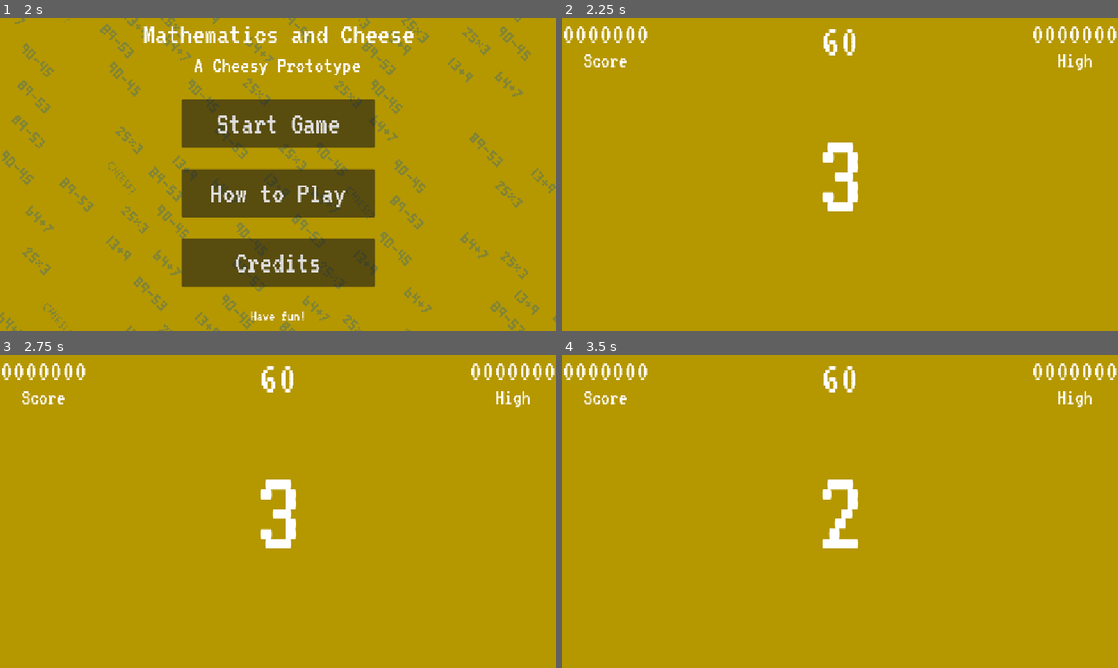
Above: before the commit, frames 1-4 (two rows, left to right).
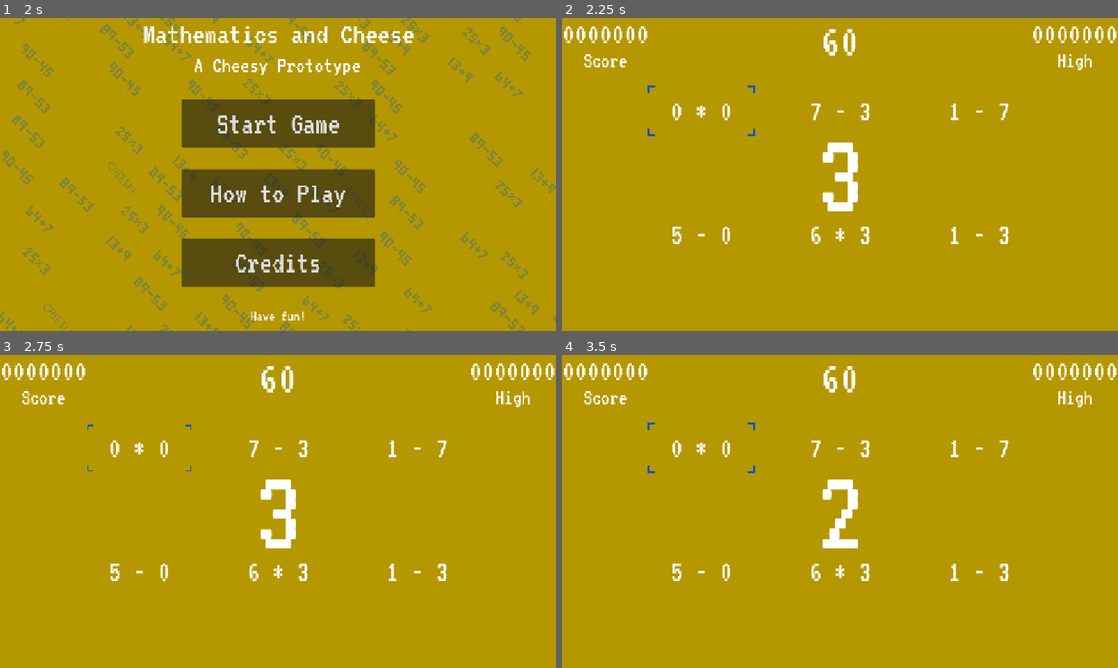
Above: after the commit, the same moments.

Repository: sdepouw/mathematics-and-cheese
Game: Godot game, scene res://Scenes/Root/root.tscn
Same seed, same stepped clock (60 frames per second), same inputs: the game is played once before the commit and once after it.
Inputs (mouse positions are in pixels of both pictures, inside the frame that each line leads up to):
- Up to frame 1 (2 s): tap Enter at 0.5 s; move the mouse to (400, 158) at 0.52 s; hold D (move_right) 0.53-1.28 s; tap Space (confirm) at 0.6, 1.25, 1.35 s; click (400, 158) at 0.67 s; move the mouse to (166, 190) at 1.27 s; hold S (move_down) from 1.28 s (still down)
- Up to frame 2 (2.25 s): release S (move_down) at 2 s; click "Start Game" at 2 s
- Up to frame 3 (2.75 s): no input
- Up to frame 4 (3.5 s): tap Space (confirm) at 2.75, 2.85 s; move the mouse to (895, 442) at 2.77 s; hold D (move_right) from 2.78 s (still down)

Frame 1 is identical in both runs. In frame 2, 0.8% of the frame differs, in the area x 15-81%, y 21-73%; in frame 3, 0.7%; in frame 4, 0.8%.

Commit message:
Allow preview of board during countdown

Diff:
--- a/Game/Scenes/EquationBoard/equation_board.gd
+++ b/Game/Scenes/EquationBoard/equation_board.gd
@@ -18,6 +18,7 @@
 var _equations: Array[Equation] = []
 
 func _ready() -> void:
+  EventBus.player_moved.connect(_on_player_moved)
   EventBus.player_confirm.connect(_on_equation_selected.bind(_selected_equation))
   _equations = [
     _instantiate_equation(),
@@ -66,6 +67,8 @@
     equation.generate_new_equation()
 
 func _on_equation_selected(equation: Equation) -> void:
+  if not equation:
+    return
   board_equation_selected.emit(equation)
 
 func _instantiate_equation() -> Equation:
--- a/Game/Scenes/EquationBoard/equation_board.tscn
+++ b/Game/Scenes/EquationBoard/equation_board.tscn
@@ -35,7 +35,6 @@
 position = Vector2(0, 256)
 
 [node name="Reticle" type="AnimatedSprite2D" parent="."]
-visible = false
 modulate = Color(0, 0.341176, 0.72549, 1)
 sprite_frames = SubResource("SpriteFrames_kioqp")
 animation = &"blinking"
--- a/Game/Scenes/Game/game.gd
+++ b/Game/Scenes/Game/game.gd
@@ -69,9 +69,9 @@
   _current_streak = 0
   _hud.update_time_display(_game_timer.wait_time)
   _toggle_game_over_visibility(false)
+  _generate_new_equations()
   await _run_countdown_async()
   _toggle_game_piece_visibility(true)
-  _generate_new_equations()
   _game_timer.start()
   _pause_screen.can_pause = true
 
@@ -79,6 +79,7 @@
   _disable_game_end_buttons_momentarily()
   _pause_screen.can_pause = false
   _toggle_game_piece_visibility(false)
+  _equation_board.hide()
   _toggle_game_over_visibility(true)
   if _current_score > HighScore.get_current_high_score():
     HighScore.save_new_high_score(_current_score)
@@ -119,6 +120,7 @@
   EventBus.load_main_menu.emit()
 
 func _run_countdown_async() -> void:
+  _equation_board.show() # Allow preview of first set of equations
   _countdown_label.show()
   _countdown_timer.start()
   await _countdown_timer.timeout
--- a/Game/Scenes/Game/game.tscn
+++ b/Game/Scenes/Game/game.tscn
@@ -22,7 +22,8 @@
 
 [node name="HUD" parent="." instance=ExtResource("2_i1e5p")]
 
-[node name="EquationBoard" parent="." groups=["GamePieces"] instance=ExtResource("3_flgk0")]
+[node name="EquationBoard" parent="." instance=ExtResource("3_flgk0")]
+visible = false
 position = Vector2(288, 192)
 
 [node name="AnswerToHitLabel" type="Label" parent="." groups=["GamePieces"]]
